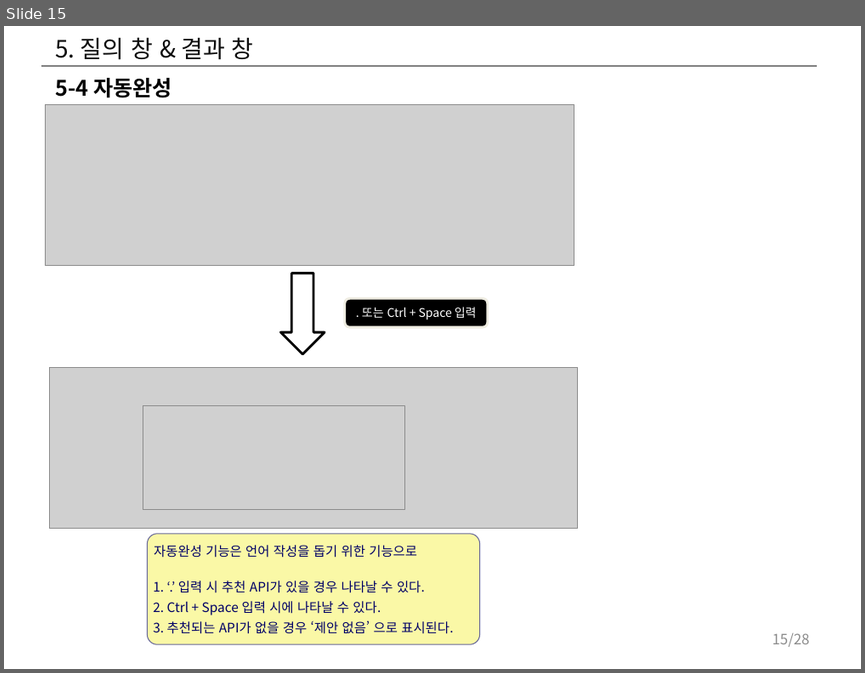
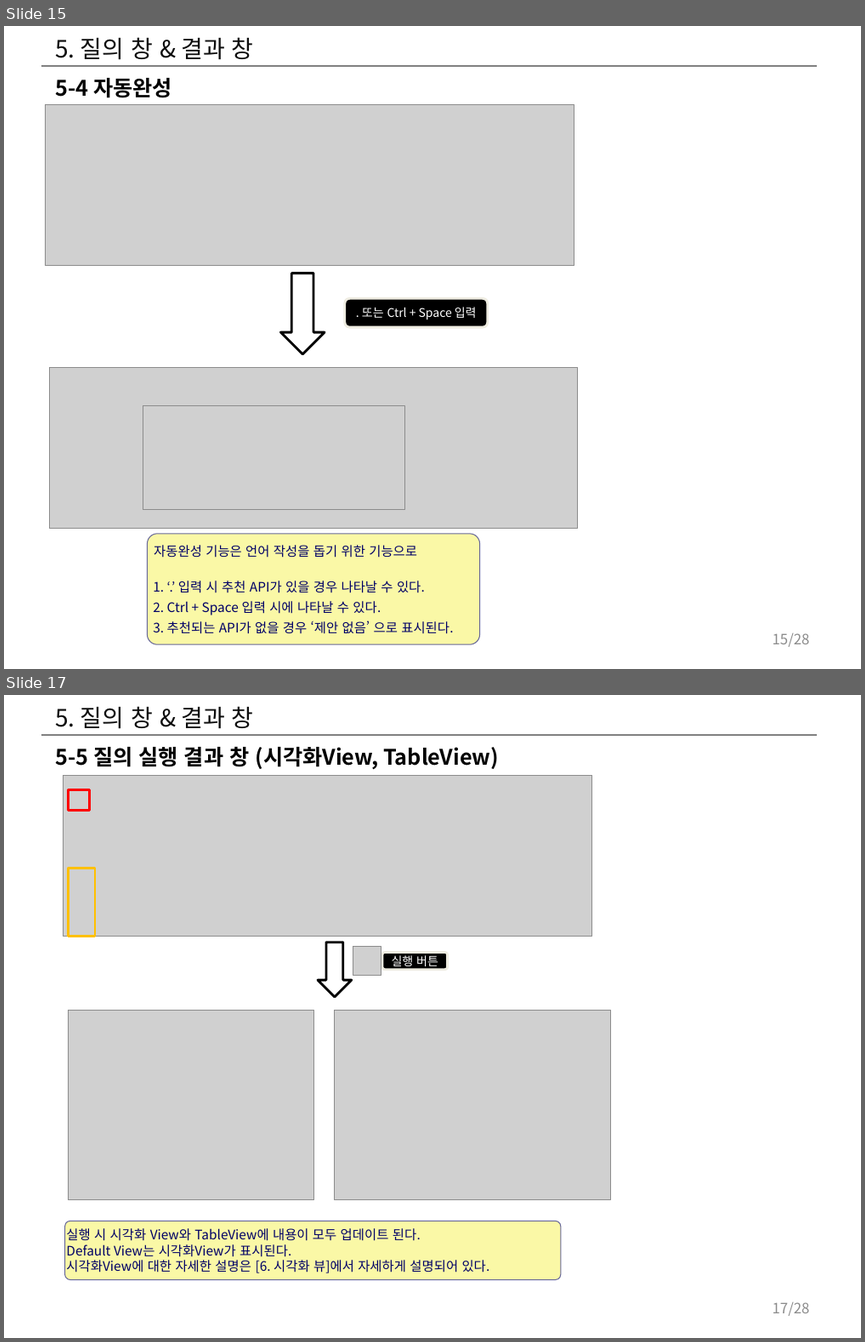
Before and after one commit to hwany7seo/gdbms_document, a slide deck: mockup/시각화도구_UI_UX_기획서.pptx. Shown one above the other, each under a label of ours: slide 15 before the commit, slides 15 and 17 after it; the slides between them are not shown. The pictures are 865x673 and 865x1342 pixels, drawn with LibreOffice and Linux fonts; fonts in the diff are those of the drawing; grey boxes stand for pictures. Boxes give left, top, right and bottom in pixels: in the first picture for what was removed or moved away, otherwise in the second. Text is boxed around its words. In the diff, an @@ line names an element or a change of style, - is before the commit and + after.

```diff
--- a/mockup/시각화도구_UI_UX_기획서.pptx
+++ b/mockup/시각화도구_UI_UX_기획서.pptx
@@ slide 17 added at <box>4,695,861,1338</box>, background #FFFFFF; not listed: 1 template element that a slide beside it also shows @@
@@ title added at <box>55,706,254,729</box>, 20 pt, text #0D0D0D @@
+5. 질의 창 & 결과 창
@@ text added at <box>55,746,499,770</box>, 18 pt, text #000000, bold @@
+5-5 질의 실행 결과 창 (시각화View, TableView)
@@ picture added at <box>64,776,591,936</box> @@
@@ rectangle added at <box>69,790,90,811</box>, outline #FF0000 2 pt @@
@@ rectangle added at <box>69,868,95,936</box>, outline #FFC000 2 pt @@
@@ down arrow added at <box>318,941,351,997</box>, fill #FFFFFF, outline #000000 2 pt @@
@@ picture added at <box>352,947,381,975</box> @@
@@ rounded rectangle added at <box>382,952,447,970</box>, fill #000000, outline #EEECE1 2 pt, 10 pt, text #FFFFFF @@
+실행 버튼
@@ picture added at <box>69,1009,314,1200</box> @@
@@ picture added at <box>335,1009,611,1200</box> @@
@@ rounded rectangle added at <box>65,1220,561,1279</box>, fill #FAF8A6, outline #666699 0.75 pt, 11 pt, text #000066 @@
+실행 시 시각화 View와 TableView에 내용이 모두 업데이트 된다.
+Default View는 시각화View가 표시된다.
+시각화View에 대한 자세한 설명은 [6. 시각화 뷰]에서 자세하게 설명되어 있다.
@@ page number added at <box>772,1302,810,1315</box>, 12 pt, text #8C8C8C @@
+17/28
```
Also in this commit, not shown: 17 slides changed, 7 other files.
